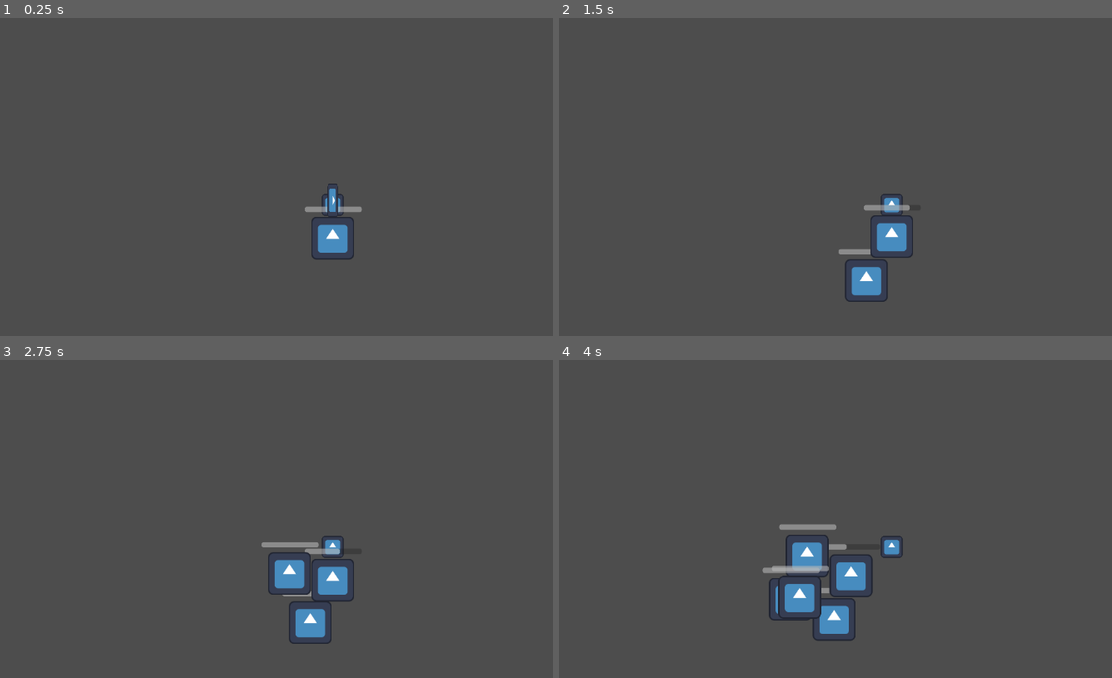
Above: before the commit, frames 1-4 (two rows, left to right).
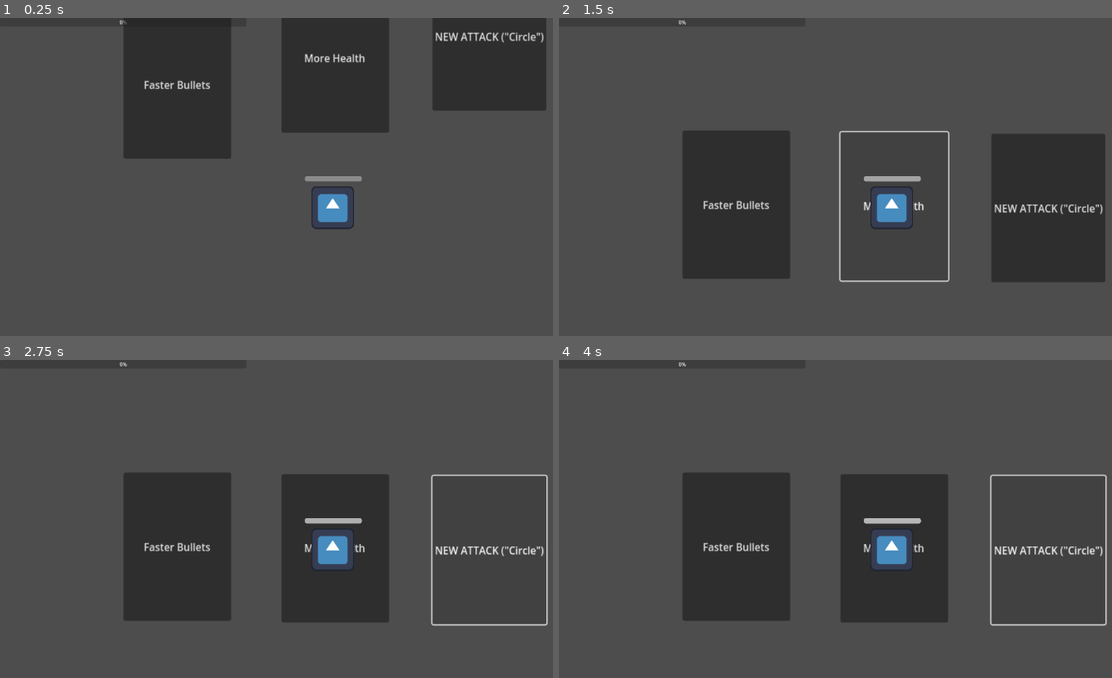
Above: after the commit, the same moments.

Repository: lostlp09/Survival-game
Game: Godot game, scene res://node_2d.tscn
The game is run twice, just before and just after one commit, with the same random seed, the same clock (stepped at 60 frames per second) and the same inputs. The engine's default icon, where the game draws it, is replaced by a stand-in: a white triangle on a blue panel in a dark square.
Inputs (mouse positions are in pixels of both pictures, inside the frame that each line leads up to):
- Up to frame 1 (0.25 s): no input
- Up to frame 2 (1.5 s): click (735, 205) at 0.5 s, where only the run after the commit has a clickable "Faster Bullets"; click (896, 205) at 1.25 s, where only the run after the commit has a clickable "More Health"
- Up to frame 3 (2.75 s): click (492, 550) at 2 s, where only the run after the commit has a clickable "NEW ATTACK ('Circle')"
- Up to frame 4 (4 s): click (1051, 550) at 2.75 s, where only the run after the commit has a clickable "NEW ATTACK ('Circle')"; tap Enter at 3.5 s; hold D (right) from 3.53 s (still down); tap Alt at 3.6 s

The runs differ from the first frame. In frame 1, 23% of the frame differs, in the area x 21-99%, y 0-76%; in frame 2, 21%; in frame 3, 19%; in frame 4, 20%.

Commit message:
added Xp bar

Diff:
--- a/survival/enemy_1.gd
+++ b/survival/enemy_1.gd
@@ -3,7 +3,7 @@
 
 @onready var player =self.get_parent().get_node("Player")
 func _physics_process(delta: float) -> void:
-	print(self.position.distance_to(player.position))
+
 	var direction = (player.position - self.position).normalized()
 	self.velocity = direction * 150
 	move_and_slide()
--- a/survival/node_2d.tscn
+++ b/survival/node_2d.tscn
@@ -1,10 +1,11 @@
-[gd_scene load_steps=10 format=3 uid="uid://bu75n8ukwfj17"]
+[gd_scene load_steps=11 format=3 uid="uid://bu75n8ukwfj17"]
 
 [ext_resource type="Script" uid="uid://1sv668pfpmri" path="res://character_body_2d.gd" id="1_0e48y"]
 [ext_resource type="Script" uid="uid://pcgacjneyw44" path="res://infwave.gd" id="1_q6r6c"]
 [ext_resource type="Texture2D" uid="uid://bsh6xovnipca3" path="res://icon.svg" id="2_epypp"]
 [ext_resource type="Script" uid="uid://bcs747gd3l2bs" path="res://enemy_1.gd" id="3_epypp"]
 [ext_resource type="Script" uid="uid://cbb6xs3rgkp6n" path="res://bulletscript.gd" id="4_0hol4"]
+[ext_resource type="Script" uid="uid://xje0cw3auf2p" path="res://progressbar.gd" id="6_kdubu"]
 
 [sub_resource type="RectangleShape2D" id="RectangleShape2D_kdubu"]
 size = Vector2(128, 132.267)
@@ -78,7 +79,51 @@
 collision_mask = 2
 
 [node name="CollisionShape2D" type="CollisionShape2D" parent="Player/Area2D"]
-scale = Vector2(6.26, 6.26)
+scale = Vector2(2.805, 2.805)
 shape = SubResource("RectangleShape2D_q6r6c")
 
+[node name="Xpcontrol" type="Control" parent="Player"]
+process_mode = 3
+layout_mode = 3
+anchors_preset = 0
+offset_left = -993.0
+offset_top = -560.0
+offset_right = -546.0
+offset_bottom = -520.0
+scale = Vector2(0.942767, 1)
+
+[node name="ProgressBar" type="ProgressBar" parent="Player/Xpcontrol"]
+layout_mode = 0
+offset_right = 780.0
+offset_bottom = 27.0
+script = ExtResource("6_kdubu")
+
+[node name="Node2D" type="Node2D" parent="Player/Xpcontrol"]
+
+[node name="Button" type="Button" parent="Player/Xpcontrol/Node2D"]
+offset_left = 391.401
+offset_top = -266.0
+offset_right = 561.401
+offset_bottom = -45.0
+scale = Vector2(2.005, 2.005)
+text = "Faster Bullets"
+
+[node name="Button2" type="Button" parent="Player/Xpcontrol/Node2D"]
+offset_left = 890.994
+offset_top = -261.27
+offset_right = 1060.99
+offset_bottom = -40.27
+scale = Vector2(2.005, 2.005)
+text = "More Health
+"
+
+[node name="Button3" type="Button" parent="Player/Xpcontrol/Node2D"]
+offset_left = 1369.37
+offset_top = -256.0
+offset_right = 1549.37
+offset_bottom = -34.9999
+scale = Vector2(2.005, 2.005)
+text = "NEW ATTACK (\"Circle\")
+"
+
 [connection signal="body_entered" from="Storage/bullet/Area2D" to="Storage/bullet" method="_on_area_2d_body_entered"]
--- /dev/null
+++ b/survival/progressbar.gd
@@ -0,0 +1,47 @@
+extends ProgressBar
+
+@export var Value = 0
+@export var xpclaim:Callable
+var Upgrades = []
+# Called when the node enters the scene tree for the first time.
+func _ready() -> void:
+	Upgrades = [speed]
+	levelup()
+	xpclaim = xpclaimed
+	pass # Replace with function body.
+func levelup()->void:
+	get_tree().paused = true
+	$"../Node2D".visible = true
+	for i:Button in $"../Node2D".get_children():
+		spawn(i)
+		await  get_tree().create_timer(0.05).timeout
+
+func spawn(button):
+	var x = 0
+	for runs in range(0,30):
+
+			x +=0.01
+			button.position.y += easeOutCirc(x) * 40
+			print(easeOutCirc(x) * 100)
+			await get_tree().create_timer(0.01).timeout
+func xpclaimed():
+	print("test")
+
+	Value += 10
+	if Value >= self.max_value:
+		Value -= self.max_value
+		self.max_value += 20
+		levelup()
+
+func _process(delta: float) -> void:
+	if Value >= self.max_value:
+		0
+	self.value = Value
+	pass
+
+func  easeOutCirc(x:float ):
+	return sqrt(1 - pow(x - 1, 2))
+
+func speed(button:Button,Player:CharacterBody2D):
+	button.text = "speedupgrade"
+	pass
--- a/survival/xp.gd
+++ b/survival/xp.gd
@@ -10,3 +10,4 @@
 func _on_area_2d_body_entered(body: Node2D) -> void:
 	if body == self.get_parent().get_node("Player"):
 		self.queue_free()
+		self.get_parent().get_node("Player").get_node("Xpcontrol").get_node("ProgressBar").xpclaim.call()
--- a/survival/xp.tscn
+++ b/survival/xp.tscn
@@ -19,7 +19,7 @@
 scale = Vector2(0.46, 0.46)
 
 [node name="CollisionShape2D" type="CollisionShape2D" parent="Area2D"]
-scale = Vector2(0.46, 0.46)
+scale = Vector2(0.453731, 0.46)
 shape = SubResource("CircleShape2D_kl4lw")
 
 [connection signal="body_entered" from="Area2D" to="." method="_on_area_2d_body_entered"]
Not shown, added: survival/progressbar.gd.uid
